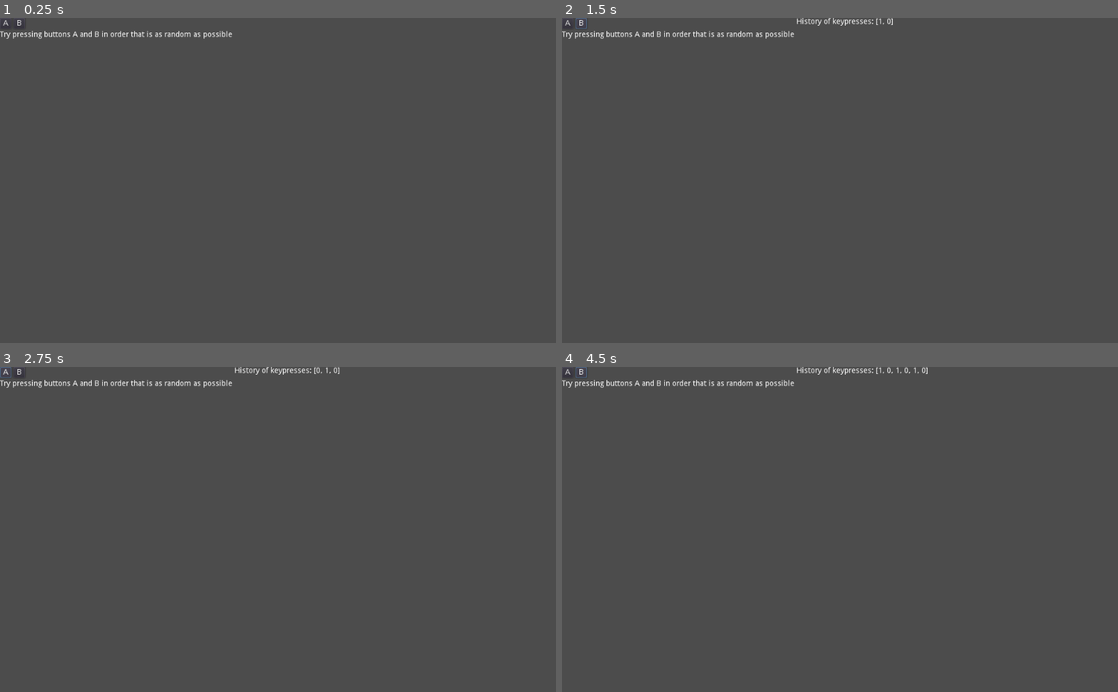
Above: before the commit, frames 1-4 (two rows, left to right).
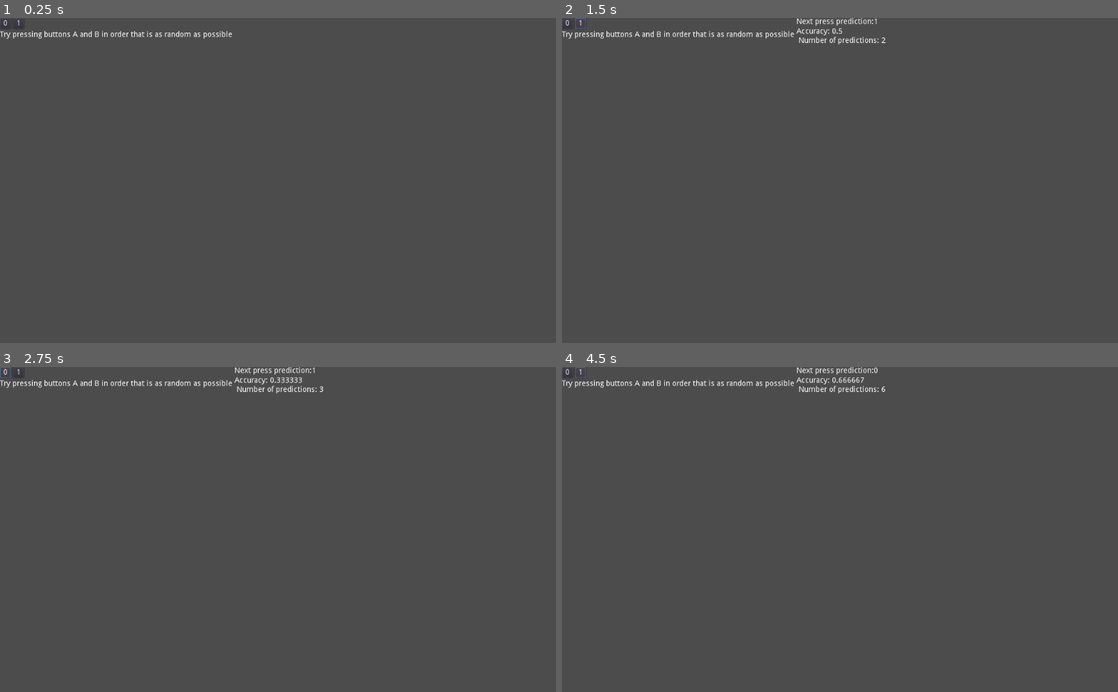
Above: after the commit, the same moments.

Repository: Winsalot/HumanRandomnessTest
Game: Godot game, scene res://Main.tscn
Same seed, same stepped clock (60 frames per second), same inputs: the game is played once before the commit and once after it.
Inputs:
- Up to frame 1 (0.25 s): no input
- Up to frame 2 (1.5 s): click "A" (after the commit: "0") at 0.5 s; click "B" (after the commit: "1") at 1.25 s
- Up to frame 3 (2.75 s): click "A" (after the commit: "0") at 2 s
- Up to frame 4 (4.5 s): click "B" (after the commit: "1") at 2.75 s; click "A" (after the commit: "0") at 3.5 s; click "B" (after the commit: "1") at 4.25 s

The runs differ from the first frame. In frame 1, less than 0.1% of the frame differs, in the area x 0-4%, y 0-3%; in frame 2, 0.4%; in frame 3, 0.4%; in frame 4, 0.5%, in the area x 0-66%, y 0-9%.

Commit message:
works now

Diff:
--- a/Main.gd
+++ b/Main.gd
@@ -9,7 +9,7 @@
 var ngram_freq = {}
 
 # [correct, total]
-var accuracy = [0,0]
+var accuracy = [0.0,0.0]
 
 # Called when the node enters the scene tree for the first time.
 func _ready():
@@ -28,12 +28,11 @@
 	update_history(value)
 	update_frequencies()
 	next_press = predict_next()
+	update_labels()
 
 
 func update_history(keypress):
 	button_history.push_front(keypress)
-	$HBoxContainer/VBoxContainer2/ButtonHistory.text = "History of keypresses: " + \
-	String(button_history)
 
 func update_frequencies():
 	for n in range(2, min(Ngram_max,button_history.size())+1):
@@ -63,42 +62,20 @@
 	# return was not reached. predict randomly:
 	return rng.randi_range(0,1)
 
-# Update ngram frequencies in Ngrams file
-func update_frequencies0():
-	if button_history.size()<5:
-		return
-	var last_5 = button_history.slice(0,4)
-	last_5.invert()
-	$"HBoxContainer/VBoxContainer2/Last 5".text = "Last 5 presses: " + \
-	String(last_5)
-	Ngrams.ngram_5[last_5] = 1 + Ngrams.ngram_5[last_5]
-	$"HBoxContainer/VBoxContainer2/Frequency of last 5".text = "Frequency of last 5 ngrams: " +\
-	String(Ngrams.ngram_5[last_5])
-
-# takes last 4 pressess and predicts next keypress:
-func next_press_likelihood():
-	if button_history.size()<5:
-		next_press = rng.randi_range(0,1)
-		return
-	var last_4 = button_history.slice(0,3)
-	last_4.invert()
-
-	var next_likelihood = [Ngrams.ngram_5[last_4 + [0]], \
-	Ngrams.ngram_5[last_4 + [1]]]
-	if Ngrams.ngram_5[last_4 + [0]] == Ngrams.ngram_5[last_4 + [1]]:
-		next_press = rng.randi_range(0,1)
-	if Ngrams.ngram_5[last_4 + [0]] > Ngrams.ngram_5[last_4 + [1]]:
-		next_press = 0
-	if Ngrams.ngram_5[last_4 + [0]] < Ngrams.ngram_5[last_4 + [1]]:
-		next_press = 1
-	$"HBoxContainer/VBoxContainer2/Next pred".text = String(next_likelihood) +\
-	"\nNext prediction: " + String(next_press)
 
 func update_acc(press):
 	accuracy[1]+=1
 	if next_press == press:
 		accuracy[0]+=1
-	print(accuracy)
+
+
+
+func update_labels():
+	$HBoxContainer/VBoxContainer2/Next_pred.text = "Next press prediction:" + \
+	String(next_press)
+	$HBoxContainer/VBoxContainer2/Acc.text = "Accuracy: " + \
+	String(accuracy[0]/accuracy[1]) + \
+	"\n Number of predictions: " + String(accuracy[1])
 
 func _on_Button_A_pressed():
 #	print("Button A pressed")
--- a/Main.tscn
+++ b/Main.tscn
@@ -29,15 +29,15 @@
 margin_bottom = 20.0
 
 [node name="Button_A" type="Button" parent="HBoxContainer/VBoxContainer/Container"]
-margin_right = 21.0
+margin_right = 20.0
 margin_bottom = 20.0
-text = "A"
+text = "0"
 
 [node name="Button_B" type="Button" parent="HBoxContainer/VBoxContainer/Container"]
-margin_left = 25.0
-margin_right = 46.0
+margin_left = 24.0
+margin_right = 44.0
 margin_bottom = 20.0
-text = "B"
+text = "1"
 __meta__ = {
 "_edit_use_anchors_": false
 }
@@ -53,19 +53,11 @@
 margin_right = 432.0
 margin_bottom = 68.0
 
-[node name="ButtonHistory" type="Label" parent="HBoxContainer/VBoxContainer2"]
+[node name="Next_pred" type="Label" parent="HBoxContainer/VBoxContainer2"]
 margin_bottom = 14.0
 
-[node name="Last 5" type="Label" parent="HBoxContainer/VBoxContainer2"]
+[node name="Acc" type="Label" parent="HBoxContainer/VBoxContainer2"]
 margin_top = 18.0
 margin_bottom = 32.0
-
-[node name="Frequency of last 5" type="Label" parent="HBoxContainer/VBoxContainer2"]
-margin_top = 36.0
-margin_bottom = 50.0
-
-[node name="Next pred" type="Label" parent="HBoxContainer/VBoxContainer2"]
-margin_top = 54.0
-margin_bottom = 68.0
 [connection signal="pressed" from="HBoxContainer/VBoxContainer/Container/Button_A" to="." method="_on_Button_A_pressed"]
 [connection signal="pressed" from="HBoxContainer/VBoxContainer/Container/Button_B" to="." method="_on_Button_B_pressed"]
--- a/Ngrams.gd
+++ /dev/null
@@ -1,14 +0,0 @@
-extends Node
-
-# Contains definitions for all ngrams 2 to 5
-
-onready var ngram_2 = {[0, 0]: 0, [1, 0]: 0, [0, 1]: 0, [1, 1]:0}
-
-onready var ngram_3 = {[0, 0, 0]: 0, [1, 0, 0]: 0, [0, 1, 0]: 0, [1, 1, 0]: 0, [0, 0, 1]: 0, [1, 0, 1]: 0, [0, 1, 1]: 0, [1, 1, 1]:0}
-
-onready var ngram_4 = {[0, 0, 0, 0]: 0, [1, 0, 0, 0]: 0, [0, 1, 0, 0]: 0, [1, 1, 0, 0]: 0, [0, 0, 1, 0]: 0, [1, 0, 1, 0]: 0, [0, 1, 1, 0]: 0, [1, 1, 1, 0]: 0, [0, 0, 0, 1]: 0, [1, 0, 0, 1]: 0, [0, 1, 0, 1]: 0, [1, 1, 0, 1]: 0, [0, 0, 1, 1]: 0, [1, 0, 1, 1]: 0, [0, 1, 1, 1]: 0, [1, 1, 1, 1]:0}
-
-onready var ngram_5 = {[0, 0, 0, 0, 0]: 0, [1, 0, 0, 0, 0]: 0, [0, 1, 0, 0, 0]: 0, [1, 1, 0, 0, 0]: 0, [0, 0, 1, 0, 0]: 0, [1, 0, 1, 0, 0]: 0, [0, 1, 1, 0, 0]: 0, [1, 1, 1, 0, 0]: 0, [0, 0, 0, 1, 0]: 0, [1, 0, 0, 1, 0]: 0, [0, 1, 0, 1, 0]: 0, [1, 1, 0, 1, 0]: 0, [0, 0, 1, 1, 0]: 0, [1, 0, 1, 1, 0]: 0, [0, 1, 1, 1, 0]: 0, [1, 1, 1, 1, 0]: 0, [0, 0, 0, 0, 1]: 0, [1, 0, 0, 0, 1]: 0, [0, 1, 0, 0, 1]: 0, [1, 1, 0, 0, 1]: 0, [0, 0, 1, 0, 1]: 0, [1, 0, 1, 0, 1]: 0, [0, 1, 1, 0, 1]: 0, [1, 1, 1, 0, 1]: 0, [0, 0, 0, 1, 1]: 0, [1, 0, 0, 1, 1]: 0, [0, 1, 0, 1, 1]: 0, [1, 1, 0, 1, 1]: 0, [0, 0, 1, 1, 1]: 0, [1, 0, 1, 1, 1]: 0, [0, 1, 1, 1, 1]: 0, [1, 1, 1, 1, 1]:0}
-
-func _ready():
-	pass # Replace with function body.
--- a/project.godot
+++ b/project.godot
@@ -19,10 +19,6 @@
 run/main_scene="res://Main.tscn"
 config/icon="res://icon.png"
 
-[autoload]
-
-Ngrams="*res://Ngrams.gd"
-
 [rendering]
 
 environment/default_environment="res://default_env.tres"
Not shown, changed: README
Not shown, removed: ngram generation.R
